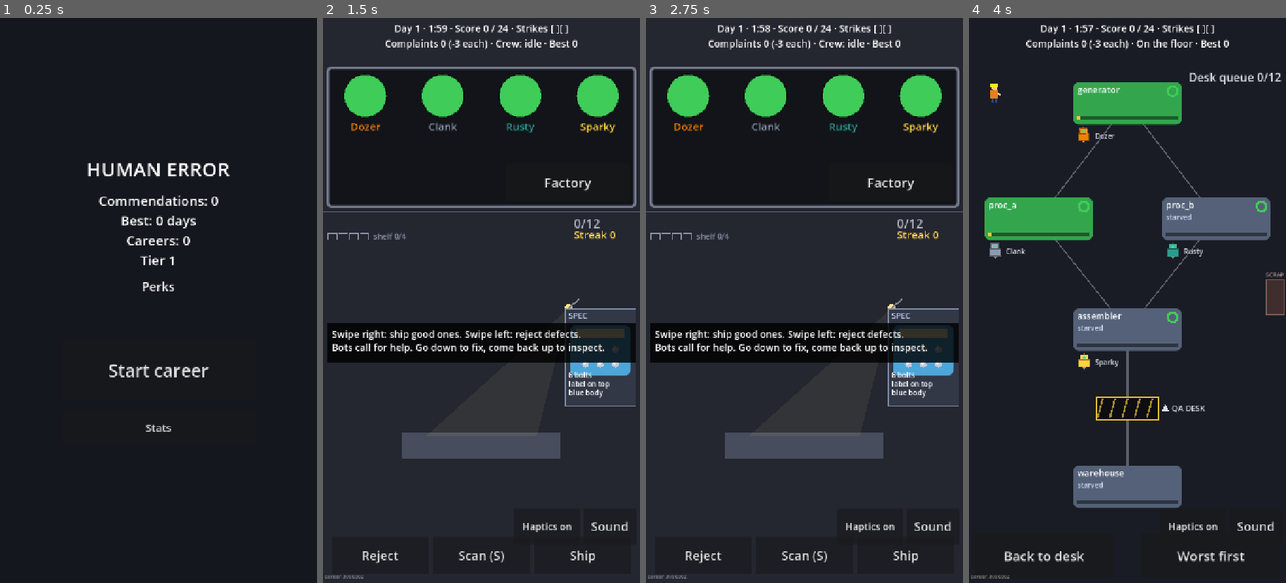
Above: before the commit, frames 1-4 (left to right).
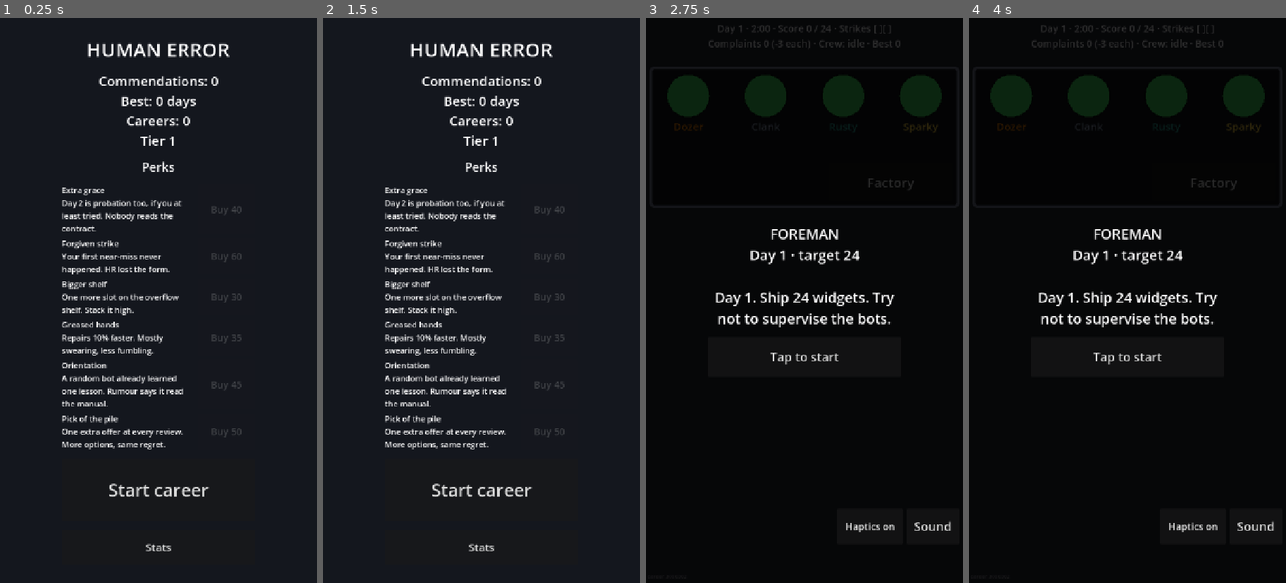
Above: after the commit, the same moments.

Repository: JasonHitching/human-error
Game: Godot game, scene res://main.tscn
Same seed, same stepped clock (60 frames per second), same inputs: the game is played once before the commit and once after it.
Inputs (mouse positions are in pixels of both pictures, inside the frame that each line leads up to):
- Up to frame 1 (0.25 s): no input
- Up to frame 2 (1.5 s): click "Tap to start" at 0.5 s; click "Tap to start" at 1.25 s
- Up to frame 3 (2.75 s): click (804, 492) at 2 s, where only the run after the commit has a clickable "Start career"
- Up to frame 4 (4 s): click "Factory" at 2.75 s; tap Enter at 3.5 s; move the mouse to (1127, 300) at 3.52 s; hold Right from 3.53 s (still down); click (1127, 300) at 3.67 s

The runs differ from the first frame. In frame 1, 7.3% of the frame differs, in the area x 19-77%, y 4-95%; in frame 2, 20%; in frame 3, 74%; in frame 4, 85%, in the area x 0-100%, y 0-100%.

Commit message:
#86 Perks: spend commendations on starting bonuses
Co-Authored-By: Claude Sonnet 5.5 <noreply@anthropic.com>
Claude-Session: https://claude.ai/code/session_01K8aWAWsUxC3DXCf3n6vijg

Diff:
--- /dev/null
+++ b/game/data/perks.json
@@ -0,0 +1,15 @@
+{
+ "perks": [
+  {"id": "grace", "name": "Extra grace", "cost": 40, "desc": "Day 2 is probation too, if you at least tried. Nobody reads the contract."},
+  {"id": "forgive", "name": "Forgiven strike", "cost": 60, "desc": "Your first near-miss never happened. HR lost the form."},
+  {"id": "shelf", "name": "Bigger shelf", "cost": 30, "desc": "One more slot on the overflow shelf. Stack it high."},
+  {"id": "repair", "name": "Greased hands", "cost": 35, "desc": "Repairs 10% faster. Mostly swearing, less fumbling."},
+  {"id": "lesson", "name": "Orientation", "cost": 45, "desc": "A random bot already learned one lesson. Rumour says it read the manual."},
+  {"id": "choice", "name": "Pick of the pile", "cost": 50, "desc": "One extra offer at every review. More options, same regret."}
+ ],
+ "repair_mult": 0.9,
+ "shelf_bonus": 1,
+ "grace_days": 1,
+ "near_miss": 0.5,
+ "extra_choices": 1
+}
--- a/game/scripts/main.gd
+++ b/game/scripts/main.gd
@@ -88,6 +88,10 @@
 	_home = Home.new()
 	add_child(_home)
 	_home.start_pressed.connect(_home_start)
+	_home.perk_bought.connect(func(id: String) -> void:
+		if _meta.buy(id):
+			SaveIO.write_meta(_meta)
+		_home.setup(_meta))
 	_home.stats_pressed.connect(func() -> void: _hud.show_stats(_stats.summary()))
 	_hud.stats_overlay.z_index = 20  # stats opens above Home
 	resized.connect(_fit)
@@ -109,7 +113,7 @@
 
 func _new_career(seed_value: int) -> void:
 	_decoy_tip_shown = false
-	_career = Career.new(_config, seed_value)
+	_career = Career.new(_config, seed_value, _meta.owned_perks)
 	_stats.career_started(int(Time.get_unix_time_from_system()))
 	SaveIO.write_meta(_meta)
 	_show_day()
@@ -133,7 +137,7 @@
 	_holding = false
 	_phase = Phase.BANNER
 	_hud.set_flash("")
-	_hud.show_banner(_career.day, _career.foreman_line("start"), _factory.target, _career.twist(), _factory.spec_change, _career.arrival_line())
+	_hud.show_banner(_career.day, _career.foreman_line("start"), _factory.target, _career.twist(), _factory.spec_change, _career.banner_news())
 	_fit()
 
 
--- a/game/scripts/sim/career.gd
+++ b/game/scripts/sim/career.gd
@@ -24,11 +24,18 @@
 var twist_days_done: int = 0  # shifts played under a twist
 var perks: Dictionary = {}  # radio: bool, supervise: bot name, auto_inspect: bool (see offers())
 var offers_taken: Dictionary = {}  # offer kind -> times taken
+var meta_perks: Array = []  # owned permanent perk ids (data/perks.json)
+var _perk_defs: Dictionary = {}
+var _forgive_left: int = 0
+var _perk_note: String = ""
 var _lines: Dictionary = {}
 
 
-func _init(p_config: SimConfig, p_seed: int) -> void:
+func _init(p_config: SimConfig, p_seed: int, p_perks: Array = []) -> void:
 	config = p_config
+	meta_perks = p_perks.duplicate()
+	if not meta_perks.is_empty():
+		_perk_defs = Meta.load_perks()
 	seed = p_seed
 	rng.seed = p_seed
 	twists = Twists.new(p_seed, config.twist_start_day)
@@ -40,6 +47,14 @@
 		defs[j] = t
 	for d: Dictionary in defs:
 		roster.append(Bot.from_dict(d, config.train_factor, config.learn_mult))
+	_forgive_left = 1 if meta_perks.has("forgive") else 0
+	if meta_perks.has("lesson") and not roster.is_empty():
+		var pr := RandomNumberGenerator.new()  # separate stream: the career rng is untouched
+		pr.seed = p_seed * 131 + 17
+		var lb := roster[pr.randi_range(0, roster.size() - 1)]
+		var lm: String = Bot.MISTAKES[pr.randi_range(0, Bot.MISTAKES.size() - 1)]
+		lb.levels[lm] = lb.level(lm) + 1
+		_perk_note = "%s did the orientation (%s)." % [lb.name, lm]
 	var parsed: Variant = JSON.parse_string(FileAccess.get_file_as_string(FOREMAN_PATH))
 	if parsed is Dictionary:
 		_lines = parsed
@@ -75,7 +90,9 @@
 	f.apply_spec(qa_spec())
 	f.target = shift_target()
 	f.pacing.day = day
-	f.crew_speed = crew_speed
+	f.crew_speed = crew_speed * (float(_perk_defs.get("repair_mult", 0.9)) if meta_perks.has("repair") else 1.0)
+	if meta_perks.has("shelf"):
+		f.shelf_slots += int(_perk_defs.get("shelf_bonus", 1))
 	f.qa_capacity += qa_bonus
 	f.inspect_speed = inspect_speed
 	f.apply_perks(perks)
@@ -130,16 +147,20 @@
 	if f.twist_id != "":
 		twist_days_done += 1
 	var hit := score >= f.target
+	var near := float(score) >= float(f.target) * float(_perk_defs.get("near_miss", 0.5))  # perks only forgive an honest try
 	history.append({"day": day, "shipped": score, "target": f.target, "hit": hit})
 	if hit:
 		points += 1
 		if float(score) >= float(f.target) * config.bonus_threshold:
 			points += 1
-	elif day > config.probation_days:
-		strikes += 1
+	elif day > config.probation_days and not (near and meta_perks.has("grace") and day <= probation_days()):
+		if near and _forgive_left > 0:
+			_forgive_left -= 1
+		else:
+			strikes += 1
 		if strikes >= config.max_strikes:
 			fired = true
-	return {"probation": not hit and day <= config.probation_days, "hit": hit, "shipped": score, "target" …(435 unchanged characters)…
+	return {"probation": not hit and (day <= config.probation_days or (near and meta_perks.has("grace") and day <= probation_days())), "hit": hit, "shipped": score, "target" …(435 unchanged characters)…
 
 
 ## Career summary for Meta.award. days = days survived (the day you were fired on counts).
@@ -176,6 +197,31 @@
 				top = k
 		out[b] = {"count": total, "top": top}
 	return out
+
+
+func probation_days() -> int:
+	return config.probation_days + (int(_perk_defs.get("grace_days", 1)) if meta_perks.has("grace") else 0)
+
+
+func offers_per_review() -> int:
+	return config.offers_per_review + (int(_perk_defs.get("extra_choices", 1)) if meta_perks.has("choice") else 0)
+
+
+## Day-1 banner news: owned perks, then today's rookie.
+func banner_news() -> String:
+	var parts: Array[String] = []
+	if day == 1 and not meta_perks.is_empty():
+		var names: Array[String] = []
+		for id: String in meta_perks:
+			var d := Meta.perk_def(id, _perk_defs)
+			names.append(String(d.get("name", id)))
+		parts.append("PERKS: " + ", ".join(names) + ".")
+		if _perk_note != "":
+			parts.append(_perk_note)
+	var a := arrival_line()
+	if a != "":
+		parts.append(a)
+	return " ".join(parts)
 
 
 func offers() -> Array[Dictionary]:
@@ -208,7 +254,7 @@
 		cands[j] = t
 	var out: Array[Dictionary] = []
 	for c in cands:
-		if out.size() >= config.offers_per_review:
+		if out.size() >= offers_per_review():
 			break
 		out.append(c)
 	return out
--- a/game/scripts/sim/meta.gd
+++ b/game/scripts/sim/meta.gd
@@ -4,18 +4,20 @@
 
 const VERSION := 1
 const COMMENDATIONS_PATH := "res://data/commendations.json"
+const PERKS_PATH := "res://data/perks.json"
 
 var version: int = VERSION
 var stats: RunStats = RunStats.new()
 var commendations: Dictionary = {}  # "balance" (spendable) and "earned" (lifetime), see award()
 var unlocked: Array = []  # unlocked perk/unlock ids
 var tier: int = 1
+var owned_perks: Array = []  # perk ids bought with commendations
 
 
 func to_dict() -> Dictionary:
 	return {
 		"version": version, "stats": stats.to_dict(), "commendations": commendations,
-		"unlocked": unlocked, "tier": tier,
+		"unlocked": unlocked, "tier": tier, "owned_perks": owned_perks,
 	}
 
 
@@ -33,6 +35,11 @@
 		for v: Variant in u:
 			m.unlocked.append(str(v))
 	m.tier = maxi(1, int(d.get("tier", 1)))
+	var op: Variant = d.get("owned_perks", [])
+	if op is Array:
+		for v: Variant in op:
+			if not m.owned_perks.has(str(v)):
+				m.owned_perks.append(str(v))
 	return m
 
 
@@ -82,3 +89,30 @@
 	commendations["balance"] = balance() + int(r["total"])
 	commendations["earned"] = int(commendations.get("earned", 0)) + int(r["total"])
 	return r
+
+
+static func load_perks(path: String = PERKS_PATH) -> Dictionary:
+	var parsed: Variant = JSON.parse_string(FileAccess.get_file_as_string(path))
+	return parsed as Dictionary if parsed is Dictionary else {}
+
+
+static func perk_def(id: String, defs: Dictionary = {}) -> Dictionary:
+	var d := defs if not defs.is_empty() else load_perks()
+	for p: Variant in d.get("perks", []):
+		if (p as Dictionary).get("id") == id:
+			return p as Dictionary
+	return {}
+
+
+func owns(id: String) -> bool:
+	return owned_perks.has(id)
+
+
+## Buys a perk with the spendable balance. False if unknown, owned or unaffordable. Caller saves.
+func buy(id: String, defs: Dictionary = {}) -> bool:
+	var p := perk_def(id, defs)
+	if p.is_empty() or owns(id) or balance() < int(p.get("cost", 0)):
+		return false
+	commendations["balance"] = balance() - int(p["cost"])
+	owned_perks.append(id)
+	return true
--- a/game/scripts/ui/home.gd
+++ b/game/scripts/ui/home.gd
@@ -5,10 +5,11 @@
 
 signal start_pressed
 signal stats_pressed
+signal perk_bought(id: String)
 
 var start_btn: Button
 var stats_btn: Button
-var perks_box: VBoxContainer  # filled by the perks issue (#86)
+var perks_box: VBoxContainer  # one row per perk: name, desc, buy button
 var _info: Label
 
 
@@ -33,6 +34,7 @@
 	box.add_child(perks_title)
 	perks_box = VBoxContainer.new()
 	perks_box.custom_minimum_size = Vector2(440, 60)
+	perks_box.add_theme_constant_override("separation", 8)
 	box.add_child(perks_box)
 	start_btn = _button("Start career", 40, Vector2(440, 140))
 	start_btn.pressed.connect(start_pressed.emit)
@@ -46,6 +48,29 @@
 func setup(m: Meta) -> void:
 	_info.text = "Commendations: %d\nBest: %d days\nCareers: %d\nTier %d" % [
 		m.balance(), m.stats.best_days, m.stats.careers_finished, m.tier]
+	for c in perks_box.get_children():
+		perks_box.remove_child(c)
+		c.queue_free()
+	for p: Variant in Meta.load_perks().get("perks", []):
+		var d := p as Dictionary
+		var id := String(d["id"])
+		var row := HBoxContainer.new()
+		row.add_theme_constant_override("separation", 10)
+		var txt := _label("%s\n%s" % [d["name"], d["desc"]], 18)
+		txt.horizontal_alignment = HORIZONTAL_ALIGNMENT_LEFT
+		txt.custom_minimum_size = Vector2(300, 0)
+		txt.size_flags_horizontal = Control.SIZE_EXPAND_FILL
+		row.add_child(txt)
+		var owned := m.owns(id)
+		var b := _button("OWNED" if owned else "Buy %d" % int(d["cost"]), 22, Vector2(130, 80))
+		b.name = "perk_" + id
+		var afford := m.balance() >= int(d["cost"])
+		b.disabled = owned or not afford
+		if not owned and not afford:
+			b.modulate = Color(1, 1, 1, 0.45)
+		b.pressed.connect(perk_bought.emit.bind(id))
+		row.add_child(b)
+		perks_box.add_child(row)
 
 
 func _label(text: String, font: int) -> Label:
--- /dev/null
+++ b/game/tests/test_perks.gd
@@ -0,0 +1,118 @@
+extends TestCase
+
+const P := "user://test_perks_save.json"
+
+
+func _cfg() -> SimConfig:
+	return SimConfig.load_default()
+
+
+func _meta(bal: int) -> Meta:
+	var m := Meta.new()
+	m.commendations = {"balance": bal, "earned": bal}
+	return m
+
+
+func test_buy_rules_and_save() -> void:
+	var m := _meta(50)
+	assert_true(not m.buy("forgive"))  # costs 60
+	assert_true(not m.buy("nope"))
+	assert_true(m.buy("shelf"))  # 30
+	assert_eq(m.balance(), 20)
+	assert_true(not m.buy("shelf"))  # owned
+	assert_true(SaveIO.write_meta(m, P))
+	var m2 := SaveIO.load_meta(P, P + ".bad", "user://none.json")
+	assert_true(m2.owns("shelf"))
+	assert_eq(m2.balance(), 20)
+
+
+func test_no_perks_matches_baseline() -> void:
+	var a := Career.new(_cfg(), 5)
+	var b := Career.new(_cfg(), 5, [])
+	var fa := a.start_day()
+	var fb := b.start_day()
+	assert_eq(fa.shelf_slots, fb.shelf_slots)
+	assert_eq(fa.crew_speed, fb.crew_speed)
+	assert_eq(a.offers().size(), 3)
+	assert_eq(a.banner_news(), "")
+
+
+func test_shelf_and_repair_apply_without_leak() -> void:
+	var base := Career.new(_cfg(), 5).start_day()
+	var f := Career.new(_cfg(), 5, ["shelf", "repair"]).start_day()
+	assert_eq(f.shelf_slots, base.shelf_slots + 1)
+	assert_true(absf(f.crew_speed - base.crew_speed * 0.9) < 0.0001)
+	var again := Career.new(_cfg(), 5).start_day()
+	assert_eq(again.shelf_slots, base.shelf_slots)
+	assert_eq(again.crew_speed, base.crew_speed)
+
+
+func test_choice_adds_offer() -> void:
+	var c := Career.new(_cfg(), 5, ["choice"])
+	assert_eq(c.offers().size(), 4)
+	assert_eq(Career.new(_cfg(), 5).offers().size(), 3)
+
+
+func test_lesson_levels_one_bot_deterministically() -> void:
+	var total := func(c: Career) -> int:
+		var n := 0
+		for b in c.roster:
+			for k: String in b.levels:
+				n += int(b.levels[k])
+		return n
+	assert_eq(total.call(Career.new(_cfg(), 7, ["lesson"])), 1)
+	assert_eq(total.call(Career.new(_cfg(), 7)), 0)
+	var a := Career.new(_cfg(), 7, ["lesson"])
+	var b := Career.new(_cfg(), 7, ["lesson"])
+	assert_eq(a.banner_news(), b.banner_news())
+	assert_true(a.banner_news().contains("PERKS: Orientation"))
+
+
+func _miss(c: Career, shipped: int = 0) -> void:
+	var f := c.start_day()
+	f.shipped = shipped
+	f.target = 99
+	c.end_day(f)
+	c.next_day()
+
+
+func test_grace_extends_probation() -> void:
+	var c := Career.new(_cfg(), 3)
+	_miss(c)
+	_miss(c)
+	assert_eq(c.strikes, 1)
+	var g := Career.new(_cfg(), 3, ["grace"])
+	_miss(g, 60)
+	_miss(g, 60)
+	assert_eq(g.strikes, 0)
+	_miss(g, 60)
+	assert_eq(g.strikes, 1)
+	var z := Career.new(_cfg(), 3, ["grace", "forgive"])  # doing nothing gets no mercy
+	_miss(z)
+	_miss(z)
+	assert_eq(z.strikes, 1)
+
+
+func test_forgive_once_per_career() -> void:
+	var c := Career.new(_cfg(), 3, ["forgive"])
+	_miss(c, 60)  # probation
+	_miss(c, 60)  # forgiven
+	assert_eq(c.strikes, 0)
+	_miss(c, 60)
+	assert_eq(c.strikes, 1)
+	assert_eq(Career.new(_cfg(), 3, ["forgive"]).strikes, 0)  # fresh career, fresh forgiveness
+
+
+func test_determinism_with_perks() -> void:
+	var perks := ["shelf", "repair", "lesson", "choice"]
+	var runs: Array = []
+	for _i in 2:
+		var c := Career.new(_cfg(), 9, perks)
+		var f := c.start_day()
+		var prng := Autoplayers.make_rng(9001)
+		var mem := {}
+		for _t in 600:
+			Autoplayers.act("greedy", f, prng, mem)
+			f.step()
+		runs.append([f.shipped, f.complaints])
+	assert_eq(runs[0], runs[1])
--- a/game/tools/sim_runner.gd
+++ b/game/tools/sim_runner.gd
@@ -17,19 +17,21 @@
 	var career := false
 	var args := OS.get_cmdline_user_args()
 	career = args.has("--career")
+	var perks_arg := "none"
 	for i in args.size() - 1:
 		match args[i]:
 			"--seed": seed_start = int(args[i + 1])
 			"--runs": runs = int(args[i + 1])
 			"--shift-seconds": shift = float(args[i + 1])
 			"--player", "--bot": bot = args[i + 1]
+			"--perks": perks_arg = args[i + 1]
 	var ticks := int(shift * cfg.tick_rate)
 	if not Autoplayers.NAMES.has(bot):
 		print("unknown player: ", bot)
 		quit(1)
 		return
 	if career:
-		_run_career(cfg, bot, seed_start, runs)
+		_run_career(cfg, bot, seed_start, runs, _parse_perks(perks_arg))
 		return
 	var totals: Array[int] = []
 	var faults := {"OVERHEATED": 0, "JAMMED": 0}
@@ -129,7 +131,22 @@
 	quit(0)
 
 
-func _run_career(cfg: SimConfig, player: String, seed_start: int, runs: int) -> void:
+func _parse_perks(arg: String) -> Array:
+	if arg == "none" or arg == "":
+		return []
+	var out: Array = []
+	for p: Variant in Meta.load_perks().get("perks", []):
+		out.append(String((p as Dictionary)["id"]))
+	if arg == "all":
+		return out
+	var picked: Array = []
+	for id in arg.split(","):
+		if out.has(id):
+			picked.append(id)
+	return picked
+
+
+func _run_career(cfg: SimConfig, player: String, seed_start: int, runs: int, perks: Array = []) -> void:
 	const DAY_CAP := 30
 	var days: Array[int] = []
 	var fail_causes := {}
@@ -141,7 +158,7 @@
 	var rules := Meta.load_commendation_rules()
 	var comm_total := 0
 	for r in runs:
-		var c := Career.new(cfg, seed_start + r)
+		var c := Career.new(cfg, seed_start + r, perks)
 		while not c.fired and c.day <= DAY_CAP:
 			var f := c.start_day()
 			var prng := Autoplayers.make_rng(c.seed * 1000 + c.day)
@@ -181,7 +198,7 @@
 	var sum := 0
 	for d in days:
 		sum += d
-	print("career player=%s runs=%d seed=%d (days survived, cap %d)" % [player, runs, seed_start, DAY_CAP])
+	print("career player=%s runs=%d seed=%d (days survived, cap %d)%s" % [player, runs, seed_start, DAY_CAP, "" if perks.is_empty() else " perks=" + ",".join(perks)])
 	print("  days mean=%.1f median=%d min=%d max=%d" % [float(sum) / runs, days[days.size() / 2], days[0], days[days.size() - 1]])
 	print("  days p10=%d" % days[days.size() / 10])
 	print("  commendations/career mean %.1f" % (float(comm_total) / runs))
Not shown, added: game/tests/test_perks.gd.uid
